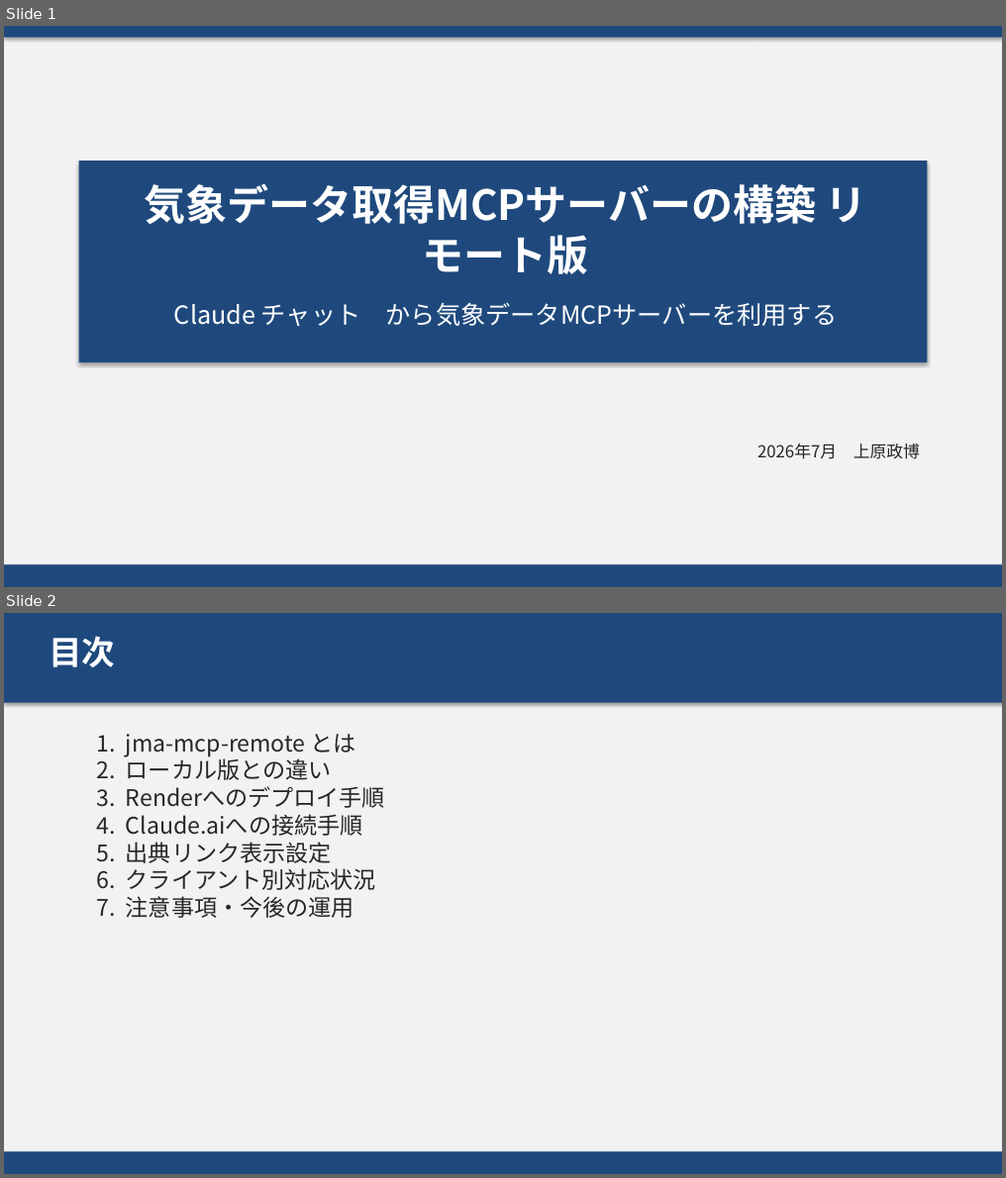
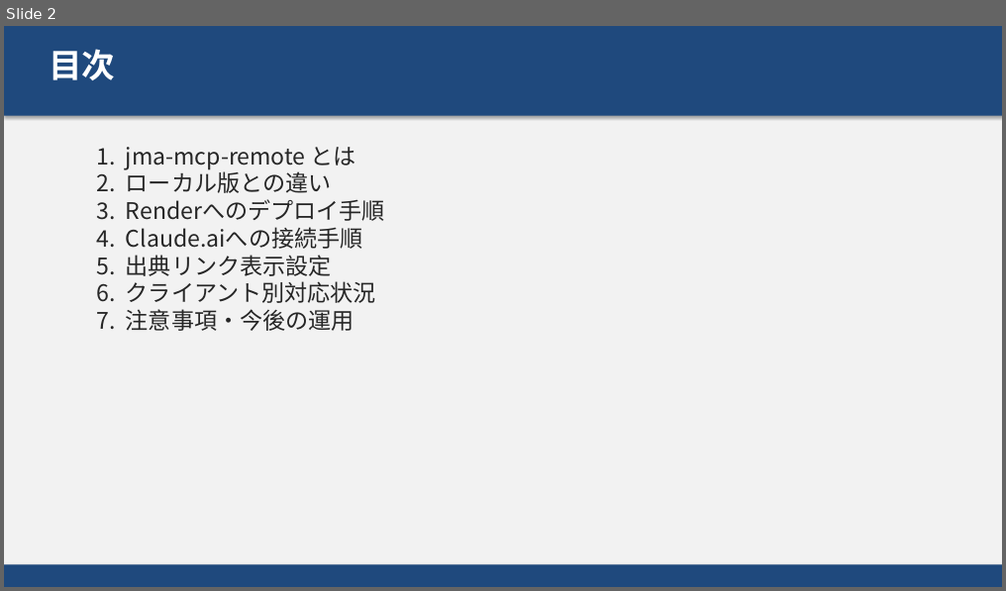
Before and after one commit to masauehr/ppt_auto, a slide deck: mcp_remort.pptx. Shown one above the other, each under a label of ours: slides 1 and 2 before the commit, slide 2 after it. The pictures are 1006x1178 and 1006x591 pixels, drawn with LibreOffice and Linux fonts; fonts in the diff are those of the drawing. Boxes give left, top, right and bottom in pixels: in the first picture for what was removed or moved away, otherwise in the second. Text is boxed around its words. In the diff, an @@ line names an element or a change of style, - is before the commit and + after.

```diff
--- a/mcp_remort.pptx
+++ b/mcp_remort.pptx
@@ slide 1 removed at bbox=[4, 26, 1002, 587], background #F2F2F2 @@
@@ rectangle removed at bbox=[4, 26, 1002, 37] @@
@@ rectangle removed at bbox=[79, 161, 927, 363] @@
@@ text removed at bbox=[145, 183, 867, 274] @@
-気象データ取得MCPサーバーの構築 リモート版
@@ text removed at bbox=[174, 302, 838, 326] @@
-Claude チャット から気象データMCPサーバーを利用する
@@ text removed at bbox=[757, 444, 920, 460] @@
-2026年7月 上原政博
@@ rectangle removed at bbox=[4, 565, 1002, 587] @@
```
Also in this commit, not shown: 1 slide added, 4 other files.
